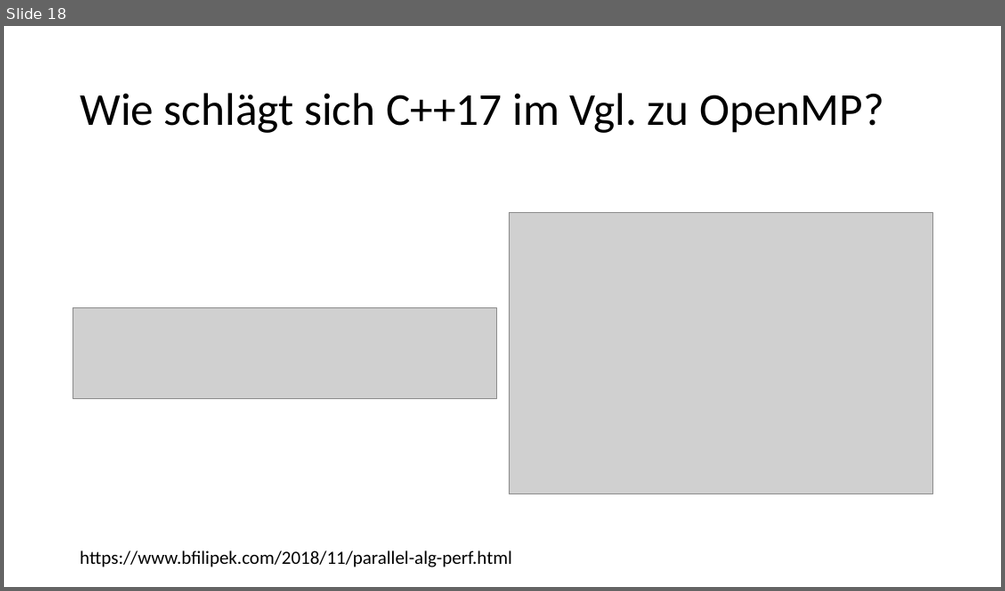
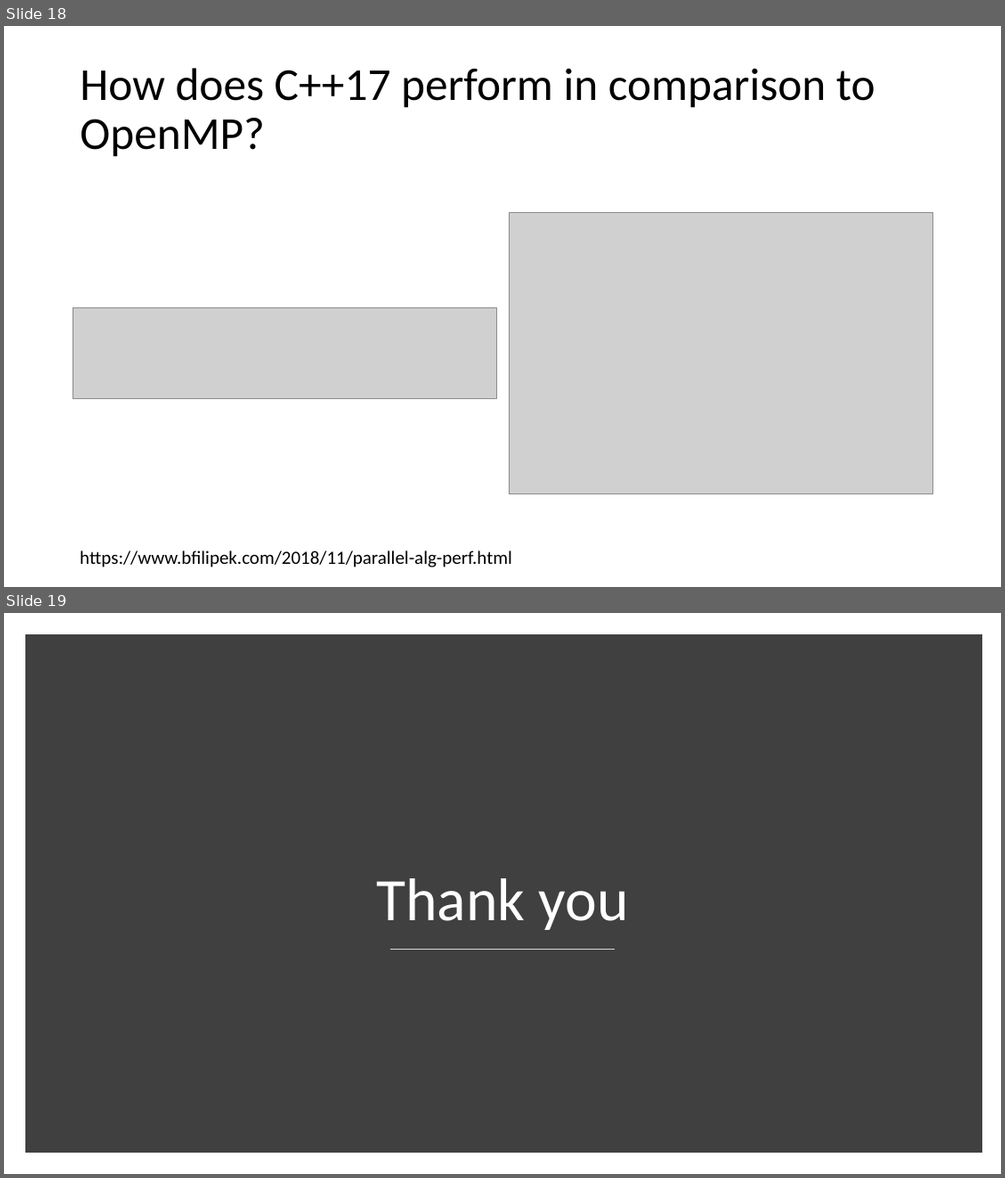
Before and after one commit to dyeske61283/ASE_OpenMP, a slide deck: OpenMP_Folien.pptx. Shown one above the other, each under a label of ours: slide 18 before the commit, slides 18 and 19 after it. The pictures are 1005x591 and 1005x1178 pixels, drawn with LibreOffice and Linux fonts; fonts in the diff are those of the drawing; grey boxes stand for pictures. Boxes give left, top, right and bottom in pixels: in the first picture for what was removed or moved away, otherwise in the second. Text is boxed around its words. In the diff, an @@ line names an element or a change of style, - is before the commit and + after.

```diff
--- a/OpenMP_Folien.pptx
+++ b/OpenMP_Folien.pptx
@@ slide 19 added at [4,613,1001,1174], background #FFFFFF @@
@@ rectangle added at [30,639,977,1148], fill #404040, outline #404040 10 pt @@
@@ title added at [376,878,629,930], 58 pt, text #FFFFFF @@
+Thank you
@@ line added from (390, 949) to (615, 949), #D9D9D9 1 pt @@
@@ slide 18 changed as well @@
@@ title at [80,68,875,157]: text changed @@
-Wie schlägt sich C++17 im Vgl. zu OpenMP?
+How does C++17 perform in comparison to OpenMP?
```
Also in this commit, not shown: 14 other slides changed, 1 other slide added, 1 slide removed, 1 other file.
